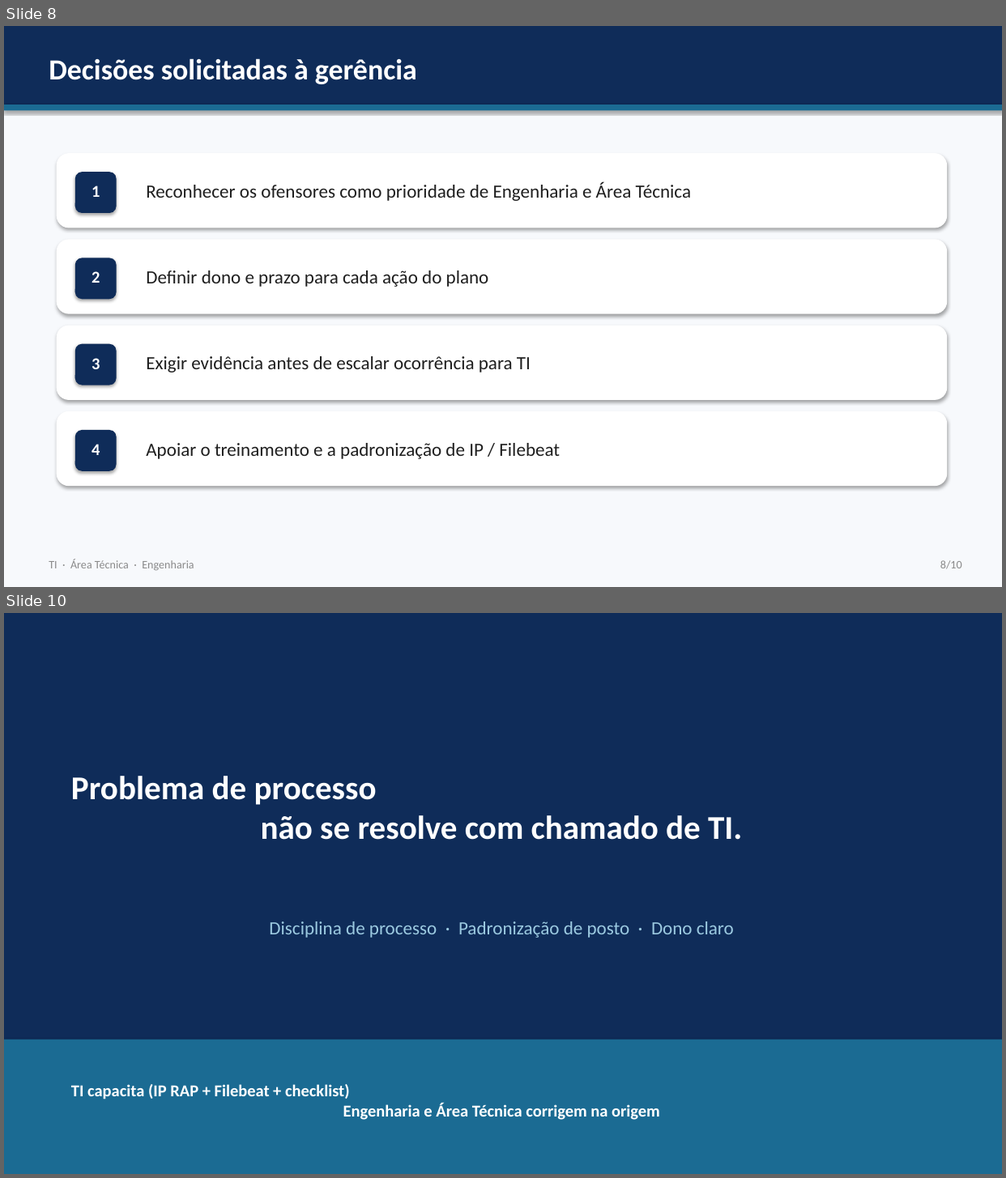
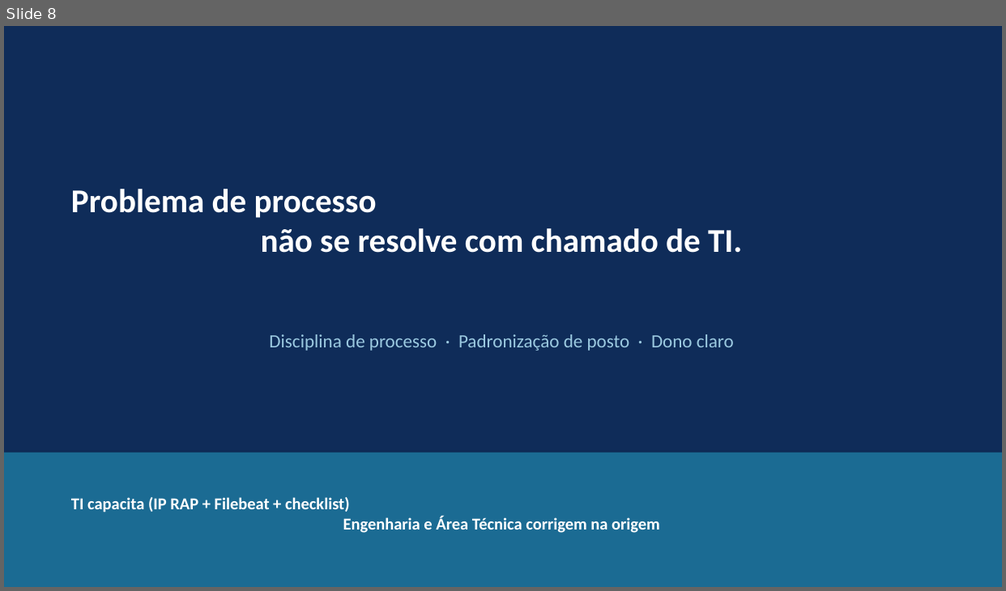
Before and after one commit to matheussilva030499-oss/app-inovation-IA, a slide deck: docs/Apresentacao_Ofensores_Lentidao.pptx. Shown one above the other, each under a label of ours: slides 8 and 10 before the commit, slide 8 after it; the slides between them are not shown. The pictures are 1006x1178 and 1006x591 pixels, drawn with LibreOffice and Linux fonts; fonts in the diff are those of the drawing. Boxes give left, top, right and bottom in pixels: in the first picture for what was removed or moved away, otherwise in the second. Text is boxed around its words. In the diff, an @@ line names an element or a change of style, - is before the commit and + after.

```diff
--- a/docs/Apresentacao_Ofensores_Lentidao.pptx
+++ b/docs/Apresentacao_Ofensores_Lentidao.pptx
@@ slide 8 removed at box(4, 26, 1002, 587), background #FFFFFF @@
@@ rectangle removed at box(4, 26, 1002, 587) @@
@@ rectangle removed at box(4, 26, 1002, 105) @@
@@ text removed at box(49, 58, 417, 84) @@
-Decisões solicitadas à gerência
@@ rectangle removed at box(4, 105, 1002, 110) @@
@@ rounded rectangle removed at box(57, 153, 948, 228) @@
@@ rounded rectangle removed at box(75, 172, 117, 213) @@
@@ text removed at box(91, 186, 100, 197) @@
-1
@@ text removed at box(146, 182, 691, 201) @@
-Reconhecer os ofensores como prioridade de Engenharia e Área Técnica
@@ rounded rectangle removed at box(57, 239, 948, 314) @@
@@ rounded rectangle removed at box(75, 258, 117, 299) @@
@@ text removed at box(91, 271, 100, 283) @@
-2
@@ text removed at box(146, 271, 489, 287) @@
-Definir dono e prazo para cada ação do plano
@@ rounded rectangle removed at box(57, 326, 948, 400) @@
@@ rounded rectangle removed at box(75, 344, 117, 386) @@
@@ text removed at box(91, 358, 100, 369) @@
-3
@@ text removed at box(146, 356, 530, 373) @@
-Exigir evidência antes de escalar ocorrência para TI
@@ rounded rectangle removed at box(57, 412, 948, 486) @@
@@ rounded rectangle removed at box(75, 430, 117, 472) @@
@@ text removed at box(91, 444, 100, 455) @@
-4
@@ text removed at box(146, 443, 560, 459) @@
-Apoiar o treinamento e a padronização de IP / Filebeat
@@ text removed at box(49, 559, 194, 571) @@
-TI · Área Técnica · Engenharia
@@ text removed at box(940, 561, 962, 570) @@
-8/10
@@ what was slide 10 is now slide 8 @@
```
Also in this commit, not shown: 6 slides changed, 1 other slide removed.
